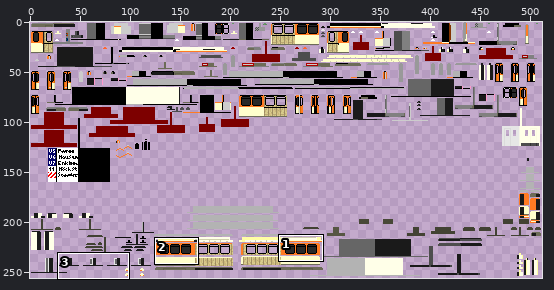
Sprite sheet -- src/main/resources/assets/tctramsinmotion/textures/trains/PT8_Orange.png. Above, an overview of the earlier version with the close-up marked.
Close-up. Old version:
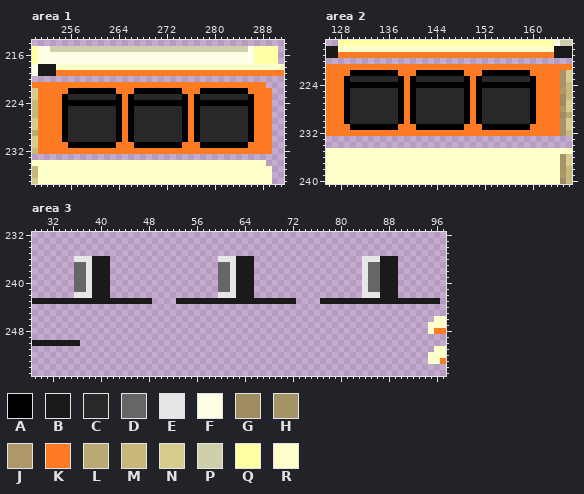
The file is 512x256 pixels. Pixels under 10% opacity are left out. Colours within 5 levels of each other are drawn and written as one. Shown: area 1: x 250..291, y 214..237; area 2: x 126..166, y 217..240; area 3: x 29..97, y 232..255. The commit also changed other parts of the picture, which this record leaves out.
Palette (. is transparent): A #000000  B #1a1a1a  C #282828  D #666666  E #e6e6e6  F #ffffe8  G #9e8b61  H #a59467  J #ae9869  K #ff7b23  L #baa973  M #c8b77a  N #d7cb8d  P #d0cfac  Q #ffffa4  R #ffffcc
Pixels before, area 1, first column x 250:
215 QFFPPPPPPPPPPPPPPPPPPPPPPPPPPPPPPPPPFQQQQ.
216 QFFFFFFFFFFFFFFFFFFFFFFFFFFFFFFFFFFFFQQQQ.
217 QFFFFFFFFFFFFFFFFFFFFFFFFFFFFFFFFFFFFQQQQ.
218 FBBBRRRRRRRRRRRRRRRRRRRRRRRRRRRRRRRRRRRRRR
219 FBBBKKKKKKKKKKKKKKKKKKKKKKKKKKKKKKKKKKKKKK
220 ..........................................
221 KKKKKKKKKKKKKKKKKKKKKKKKKKKKKKKKKKKKKKK...
222 NKKKKKAAAAAAAAKKKAAAAAAAAKKKAAAAAAAAKKKK..
223 NKKKKACCCCCCCCAKACCCCCCCCAKACCCCCCCCAKKK..
224 MKKKKAAAAAAAAAAKAAAAAAAAAAKAAAAAAAAAAKKK..
225 MKKKKACCCCCCCCAKACCCCCCCCAKACCCCCCCCAKKK..
226 MKKKKACCCCCCCCAKACCCCCCCCAKACCCCCCCCAKKK..
227 NKKKKACCCCCCCCAKACCCCCCCCAKACCCCCCCCAKKK..
228 NKKKKACCCCCCCCAKACCCCCCCCAKACCCCCCCCAKKK..
229 LKKKKACCCCCCCCAKACCCCCCCCAKACCCCCCCCAKKK..
230 NKKKKACCCCCCCCAKACCCCCCCCAKACCCCCCCCAKKK..
231 NKKKKKAAAAAAAAKKKAAAAAAAAKKKAAAAAAAAKKKK..
232 MKKKKKKKKKKKKKKKKKKKKKKKKKKKKKKKKKKKKKKK..
233 ..........................................
234 RRRRRRRRRRRRRRRRRRRRRRRRRRRRRRRRRRRRRRR...
235 MRRRRRRRRRRRRRRRRRRRRRRRRRRRRRRRRRRRRRRR..
236 MRRRRRRRRRRRRRRRRRRRRRRRRRRRRRRRRRRRRRRR..
237 NRRRRRRRRRRRRRRRRRRRRRRRRRRRRRRRRRRRRRRR..
Pixels before, area 2, first column x 126:
217 ..QQQQQQQQQQQQQQQQQQQQQQQQQQQQQQQQQQQQFPP
218 BBRRRRRRRRRRRRRRRRRRRRRRRRRRRRRRRRRRRRBBB
219 BBKKKKKKKKKKKKKKKKKKKKKKKKKKKKKKKKKKKKBBB
220 .........................................
221 KKKKKKKKKKKKKKKKKKKKKKKKKKKKKKKKKKKKKKKKK
222 KKKKAAAAAAAAKKKAAAAAAAAKKKAAAAAAAAKKKKKHN
223 KKKACCCCCCCCAKACCCCCCCCAKACCCCCCCCAKKKKHN
224 KKKAAAAAAAAAAKAAAAAAAAAAKAAAAAAAAAAKKKKHM
225 KKKACCCCCCCCAKACCCCCCCCAKACCCCCCCCAKKKKJM
226 KKKACCCCCCCCAKACCCCCCCCAKACCCCCCCCAKKKKGM
227 KKKACCCCCCCCAKACCCCCCCCAKACCCCCCCCAKKKKGN
228 KKKACCCCCCCCAKACCCCCCCCAKACCCCCCCCAKKKKJN
229 KKKACCCCCCCCAKACCCCCCCCAKACCCCCCCCAKKKKGL
230 KKKACCCCCCCCAKACCCCCCCCAKACCCCCCCCAKKKKHN
231 KKKKAAAAAAAAKKKAAAAAAAAKKKAAAAAAAAKKKKKHN
232 KKKKKKKKKKKKKKKKKKKKKKKKKKKKKKKKKKKKKKKHM
233 .........................................
234 .........................................
235 RRRRRRRRRRRRRRRRRRRRRRRRRRRRRRRRRRRRRRRRR
236 RRRRRRRRRRRRRRRRRRRRRRRRRRRRRRRRRRRRRRRHN
237 RRRRRRRRRRRRRRRRRRRRRRRRRRRRRRRRRRRRRRRHN
238 RRRRRRRRRRRRRRRRRRRRRRRRRRRRRRRRRRRRRRRHM
239 RRRRRRRRRRRRRRRRRRRRRRRRRRRRRRRRRRRRRRRJM
240 RRRRRRRRRRRRRRRRRRRRRRRRRRRRRRRRRRRRRRRGM
Pixels before, area 3, first column x 29:
236 .......EEEBBB..................EEEBBB..................EEEBBB........
237 .......DDEBBB..................DDEBBB..................EDDBBB........
238 .......DDEBBB..................DDEBBB..................EDDBBB........
239 .......DDEBBB..................DDEBBB..................EDDBBB........
240 .......DDEBBB..................DDEBBB..................EDDBBB........
241 .......DDEBBB..................DDEBBB..................EDDBBB........
242 .......EEEBBB..................EEEBBB..................EEEBBB........
243 BBBBBBBBBBBBBBBBBBBB....BBBBBBBBBBBBBBBBBBBB....BBBBBBBBBBBBBBBBBBBB.
244 .....................................................................
245 .....................................................................
246 ...................................................................RR
247 ..................................................................RRR
248 ..................................................................RKK
249 .....................................................................
250 BBBBBBBB.............................................................
251 ...................................................................RR
252 ..................................................................RRR
253 ..................................................................RRK
Once edited:
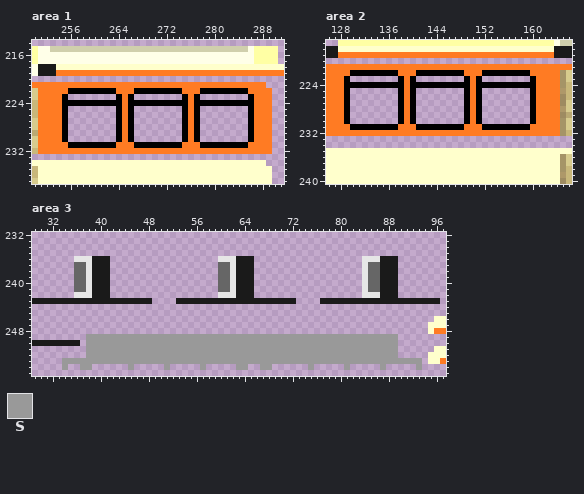
Colours new in this view: S #999999
Diff:
{"where": "area 1"}
{"y":223,"x":256,"old":"CCCCCCCC","new":"........"}
{"y":223,"x":267,"old":"CCCCCCCC","new":"........"}
{"y":223,"x":278,"old":"CCCCCCCC","new":"........"}
{"y":225,"x":256,"old":"CCCCCCCC","new":"........"}
{"y":225,"x":267,"old":"CCCCCCCC","new":"........"}
{"y":225,"x":278,"old":"CCCCCCCC","new":"........"}
{"y":226,"x":256,"old":"CCCCCCCC","new":"........"}
{"y":226,"x":267,"old":"CCCCCCCC","new":"........"}
{"y":226,"x":278,"old":"CCCCCCCC","new":"........"}
{"y":227,"x":256,"old":"CCCCCCCC","new":"........"}
{"y":227,"x":267,"old":"CCCCCCCC","new":"........"}
{"y":227,"x":278,"old":"CCCCCCCC","new":"........"}
{"y":228,"x":256,"old":"CCCCCCCC","new":"........"}
{"y":228,"x":267,"old":"CCCCCCCC","new":"........"}
{"y":228,"x":278,"old":"CCCCCCCC","new":"........"}
{"y":229,"x":256,"old":"CCCCCCCC","new":"........"}
{"y":229,"x":267,"old":"CCCCCCCC","new":"........"}
{"y":229,"x":278,"old":"CCCCCCCC","new":"........"}
{"y":230,"x":256,"old":"CCCCCCCC","new":"........"}
{"y":230,"x":267,"old":"CCCCCCCC","new":"........"}
{"y":230,"x":278,"old":"CCCCCCCC","new":"........"}
{"where": "area 2"}
{"y":223,"x":130,"old":"CCCCCCCC","new":"........"}
{"y":223,"x":141,"old":"CCCCCCCC","new":"........"}
{"y":223,"x":152,"old":"CCCCCCCC","new":"........"}
{"y":225,"x":130,"old":"CCCCCCCC","new":"........"}
{"y":225,"x":141,"old":"CCCCCCCC","new":"........"}
{"y":225,"x":152,"old":"CCCCCCCC","new":"........"}
{"y":226,"x":130,"old":"CCCCCCCC","new":"........"}
{"y":226,"x":141,"old":"CCCCCCCC","new":"........"}
{"y":226,"x":152,"old":"CCCCCCCC","new":"........"}
{"y":227,"x":130,"old":"CCCCCCCC","new":"........"}
{"y":227,"x":141,"old":"CCCCCCCC","new":"........"}
{"y":227,"x":152,"old":"CCCCCCCC","new":"........"}
{"y":228,"x":130,"old":"CCCCCCCC","new":"........"}
{"y":228,"x":141,"old":"CCCCCCCC","new":"........"}
{"y":228,"x":152,"old":"CCCCCCCC","new":"........"}
{"y":229,"x":130,"old":"CCCCCCCC","new":"........"}
{"y":229,"x":141,"old":"CCCCCCCC","new":"........"}
{"y":229,"x":152,"old":"CCCCCCCC","new":"........"}
{"y":230,"x":130,"old":"CCCCCCCC","new":"........"}
{"y":230,"x":141,"old":"CCCCCCCC","new":"........"}
{"y":230,"x":152,"old":"CCCCCCCC","new":"........"}
{"where": "area 3"}
{"y":249,"x":38,"old":"....................................................","new":"SSSSSSSSSSSSSSSSSSSSSSSSSSSSSSSSSSSSSSSSSSSSSSSSSSSS"}
{"y":250,"x":38,"old":"....................................................","new":"SSSSSSSSSSSSSSSSSSSSSSSSSSSSSSSSSSSSSSSSSSSSSSSSSSSS"}
{"y":251,"x":38,"old":"....................................................","new":"SSSSSSSSSSSSSSSSSSSSSSSSSSSSSSSSSSSSSSSSSSSSSSSSSSSS"}
{"y":252,"x":38,"old":"....................................................","new":"SSSSSSSSSSSSSSSSSSSSSSSSSSSSSSSSSSSSSSSSSSSSSSSSSSSS"}
{"y":253,"x":34,"old":"............................................................","new":"SSSSSSSSSSSSSSSSSSSSSSSSSSSSSSSSSSSSSSSSSSSSSSSSSSSSSSSSSSSS"}
{"y":254,"x":34,"old":".","new":"S"}
{"y":254,"x":37,"old":"..","new":"SS"}
{"y":254,"x":45,"old":".","new":"S"}
{"y":254,"x":51,"old":".","new":"S"}
{"y":254,"x":57,"old":".","new":"S"}
{"y":254,"x":63,"old":"..","new":"SS"}
{"y":254,"x":67,"old":"..","new":"SS"}
{"y":254,"x":75,"old":".","new":"S"}
{"y":254,"x":81,"old":".","new":"S"}
{"y":254,"x":87,"old":".","new":"S"}
{"y":254,"x":93,"old":".","new":"S"}
